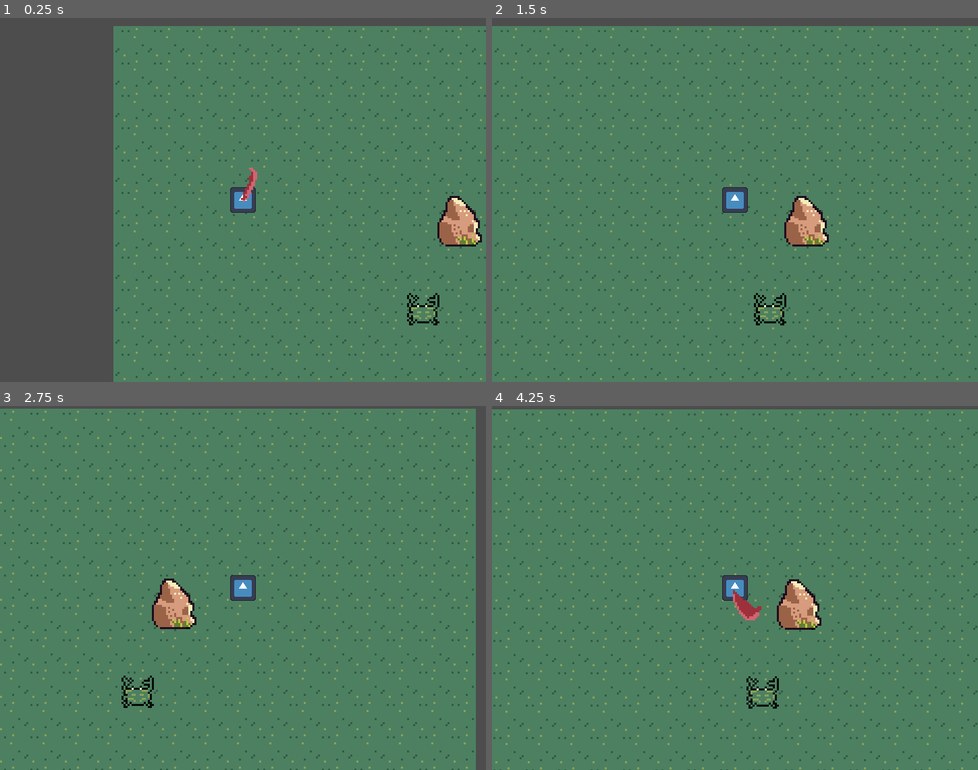
Above: before the commit, frames 1-4 (two rows, left to right).
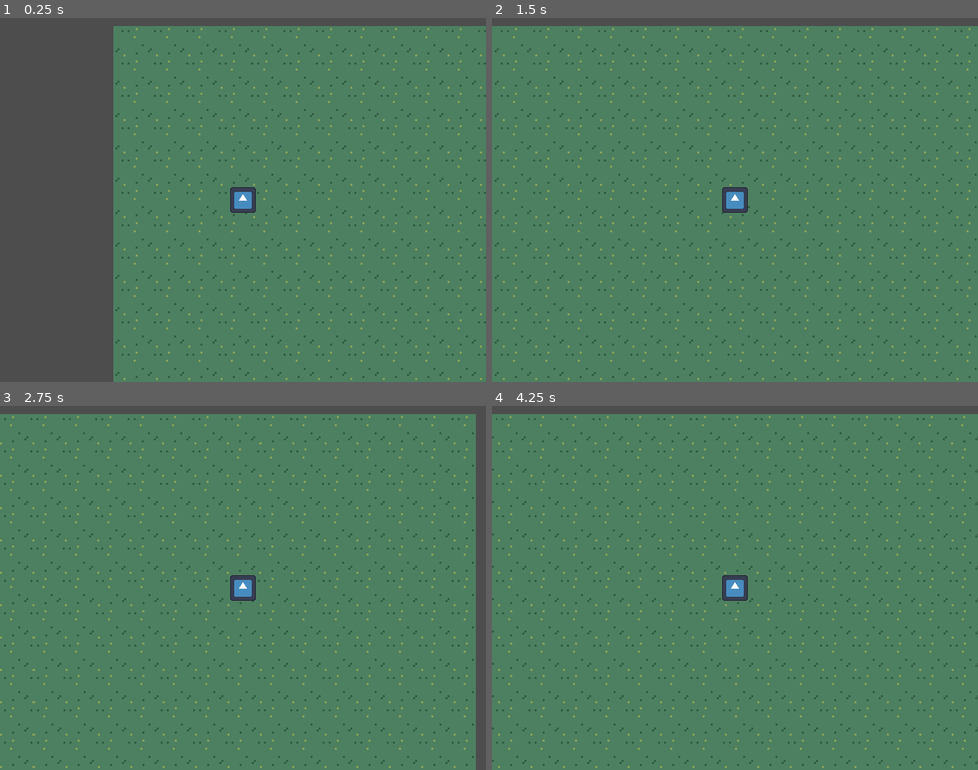
Above: after the commit, the same moments.

Repository: michaelwiest/godot-noah-game
Game: Godot game, scene res://scenes/main.tscn
Same seed, same stepped clock (60 frames per second), same inputs: the game is played once before the commit and once after it. The engine's default icon, where the game draws it, is replaced by a stand-in: a white triangle on a blue panel in a dark square.
Inputs (mouse positions are in pixels of both pictures, inside the frame that each line leads up to):
- Up to frame 1 (0.25 s): no input
- Up to frame 2 (1.5 s): tap Enter (ui_accept) at 0.5, 0.6, 0.77, 1.07 s; move the mouse to (841, 181) at 0.52 s; hold Right (ui_right) 0.53-1.25 s; click (841, 181) at 0.67 s; drag from (637, 218) to (735, 200) at 1.27 s
- Up to frame 3 (2.75 s): tap Enter (ui_accept) at 2, 2.1 s; move the mouse to (291, 507) at 2.02 s; hold Right (ui_right) from 2.03 s (still down)
- Up to frame 4 (4.25 s): release Right (ui_right) at 2.75 s; drag from (710, 660) to (628, 689) at 2.77 s; tap Enter (ui_accept) at 3.5, 3.6, 3.77, 4.07 s; move the mouse to (880, 642) at 3.52 s; hold Left (ui_left) from 3.53 s (still down)

The runs differ from the first frame. In frame 1, 1.3% of the frame differs, in the area x 49-100%, y 41-85%; in frame 2, 1.2%; in frame 3, 9.3%; in frame 4, 9.5%, in the area x 0-100%, y 0-100%.
Error after the commit: Attempt to call function 'use' in base 'null instance' on a null instance. (res://scripts/World.gd:17)

Commit message:
Attacks FINALLY working how they should

Diff:
--- a/game/scenes/enemies/crab/Crab.tscn
+++ b/game/scenes/enemies/crab/Crab.tscn
@@ -1,9 +1,8 @@
-[gd_scene load_steps=10 format=3 uid="uid://dl27yhnnxxnq4"]
+[gd_scene load_steps=9 format=3 uid="uid://dl27yhnnxxnq4"]
 
 [ext_resource type="PackedScene" uid="uid://drt7464ggh317" path="res://scenes/enemies/Enemy.tscn" id="1_xu68e"]
 [ext_resource type="Shader" path="res://shaders/blink_white.gdshader" id="2_db7b7"]
 [ext_resource type="Texture2D" uid="uid://dp53enc6h0tyk" path="res://assets/animals/crab.png" id="2_lj56k"]
-[ext_resource type="PackedScene" uid="uid://coq3fu840y45p" path="res://scenes/core/Weapon.tscn" id="4_kj0yl"]
 
 [sub_resource type="ShaderMaterial" id="ShaderMaterial_o2ce5"]
 resource_local_to_scene = true
@@ -71,11 +70,8 @@
 [node name="TargetLooker" parent="." index="8"]
 length = 50
 
-[node name="Weapon" parent="." index="9" instance=ExtResource("4_kj0yl")]
-
 [editable path="hurtbox"]
 [editable path="TargetComputer"]
 [editable path="TargetComputer/AvoidDetector"]
 [editable path="TargetComputer/TargetDetector"]
 [editable path="TargetLooker"]
-[editable path="Weapon"]
--- a/game/scenes/main.tscn
+++ b/game/scenes/main.tscn
@@ -5,7 +5,7 @@
 [ext_resource type="Texture2D" uid="uid://dba8mndptc85g" path="res://assets/environment/sand.png" id="2_m1ov6"]
 [ext_resource type="Shader" path="res://shaders/blink_white.gdshader" id="4_s65n4"]
 [ext_resource type="Resource" uid="uid://ciencntirrh6" path="res://resources/test_inventory.tres" id="4_wssn3"]
-[ext_resource type="PackedScene" uid="uid://d00kd5enjlunj" path="res://scenes/weapons/red_weapon/red_weapon.tscn" id="6_2b6hc"]
+[ext_resource type="PackedScene" uid="uid://csfe5phqo7xx5" path="res://scenes/weapons/red_weapon/red_weapon2.tscn" id="6_l73es"]
 [ext_resource type="PackedScene" uid="uid://dl27yhnnxxnq4" path="res://scenes/enemies/crab/Crab.tscn" id="6_npkop"]
 [ext_resource type="Script" path="res://scripts/inventory/inventory_interface.gd" id="7_04jhi"]
 [ext_resource type="PackedScene" uid="uid://bu04ksinencd4" path="res://scenes/inventory/inventory.tscn" id="7_q1wkd"]
@@ -43,7 +43,7 @@
 
 [node name="Camera2D" type="Camera2D" parent="Player"]
 
-[node name="RedWeapon" parent="Player" instance=ExtResource("6_2b6hc")]
+[node name="RedWeapon2" parent="Player" instance=ExtResource("6_l73es")]
 
 [node name="Crab" parent="." instance=ExtResource("6_npkop")]
 
--- a/game/scenes/weapons/red_weapon/red_weapon.gd
+++ /dev/null
@@ -1,14 +0,0 @@
-extends Weapon
-@onready var attack1 = $attack1
-
-func use():
-	attack1.use()
-
-func _ready():
-	print(len(attacks))
-	print(weapon_data.damage, " ", weapon_data.force)
-
-# This should instead be dynamically constructed from the array of attacks.
-func _on_attack_1_attack_apply_hit_signal(entity):
-	apply_damage(entity)
-	apply_knockback(entity)
--- a/game/scenes/weapons/red_weapon/red_weapon.tscn
+++ /dev/null
@@ -1,123 +0,0 @@
-[gd_scene load_steps=10 format=3 uid="uid://d00kd5enjlunj"]
-
-[ext_resource type="PackedScene" uid="uid://coq3fu840y45p" path="res://scenes/core/Weapon.tscn" id="1_bfwaa"]
-[ext_resource type="Script" path="res://scenes/weapons/red_weapon/red_weapon.gd" id="2_kd8dh"]
-[ext_resource type="Resource" uid="uid://b3skk2yy88spl" path="res://scenes/weapons/red_weapon/red_weapon.tres" id="3_x5yj2"]
-[ext_resource type="PackedScene" uid="uid://ct2gh4im6ec2l" path="res://scenes/core/Attack.tscn" id="4_jtdau"]
-[ext_resource type="Texture2D" uid="uid://bcgaiyi7yax4c" path="res://assets/weapons/red_weapon/red_weapon.png" id="5_sm7wt"]
-
-[sub_resource type="Animation" id="Animation_f1aui"]
-resource_name = "use2"
-length = 0.2
-step = 0.05
-tracks/0/type = "value"
-tracks/0/imported = false
-tracks/0/enabled = true
-tracks/0/path = NodePath("Sprite2D:frame")
-tracks/0/interp = 1
-tracks/0/loop_wrap = true
-tracks/0/keys = {
-"times": PackedFloat32Array(0, 0.05, 0.1, 0.15),
-"transitions": PackedFloat32Array(1, 1, 1, 1),
-"update": 1,
-"values": [0, 1, 2, 3]
-}
-tracks/1/type = "value"
-tracks/1/imported = false
-tracks/1/enabled = true
-tracks/1/path = NodePath("Marker2D:rotation")
-tracks/1/interp = 1
-tracks/1/loop_wrap = true
-tracks/1/keys = {
-"times": PackedFloat32Array(0, 0.05, 0.1, 0.15),
-"transitions": PackedFloat32Array(1, 1, 1, 1),
-"update": 0,
-"values": [0.141372, 1.55334, 2.47139, 2.75413]
-}
-
-[sub_resource type="Animation" id="Animation_m8i7g"]
-resource_name = "use"
-length = 0.2
-step = 0.05
-tracks/0/type = "value"
-tracks/0/imported = false
-tracks/0/enabled = true
-tracks/0/path = NodePath("Sprite2D:frame")
-tracks/0/interp = 1
-tracks/0/loop_wrap = true
-tracks/0/keys = {
-"times": PackedFloat32Array(0, 0.05, 0.1, 0.15),
-"transitions": PackedFloat32Array(1, 1, 1, 1),
-"update": 1,
-"values": [0, 1, 2, 3]
-}
-tracks/1/type = "value"
-tracks/1/imported = false
-tracks/1/enabled = true
-tracks/1/path = NodePath("Marker2D:rotation")
-tracks/1/interp = 1
-tracks/1/loop_wrap = true
-tracks/1/keys = {
-"times": PackedFloat32Array(0, 0.05, 0.1, 0.15),
-"transitions": PackedFloat32Array(1, 1, 1, 1),
-"update": 0,
-"values": [0.141372, 1.62316, 2.39983, 2.89376]
-}
-tracks/2/type = "method"
-tracks/2/imported = false
-tracks/2/enabled = true
-tracks/2/path = NodePath(".")
-tracks/2/interp = 1
-tracks/2/loop_wrap = true
-tracks/2/keys = {
-"times": PackedFloat32Array(0, 0.2),
-"transitions": PackedFloat32Array(1, 1),
-"values": [{
-"args": [],
-"method": &"attack_start"
-}, {
-"args": [],
-"method": &"attack_end"
-}]
-}
-
-[sub_resource type="AnimationLibrary" id="AnimationLibrary_h8p2f"]
-_data = {
-"use": SubResource("Animation_m8i7g"),
-"use2": SubResource("Animation_f1aui")
-}
-
-[sub_resource type="RectangleShape2D" id="RectangleShape2D_r68fr"]
-size = Vector2(5, 16.8733)
-
-[node name="RedWeapon" instance=ExtResource("1_bfwaa")]
-script = ExtResource("2_kd8dh")
-weapon_data = ExtResource("3_x5yj2")
-attacks = Array[Resource("res://scripts/core/Attack.gd")]([null])
-
-[node name="attack1" parent="." index="0" instance=ExtResource("4_jtdau")]
-
-[node name="Sprite2D" parent="attack1" index="0"]
-texture = ExtResource("5_sm7wt")
-hframes = 4
-
-[node name="AnimationPlayer" parent="attack1" index="1"]
-libraries = {
-"": SubResource("AnimationLibrary_h8p2f")
-}
-
-[node name="Marker2D" parent="attack1" index="2"]
-rotation = 0.141372
-
-[node name="hitbox" parent="attack1/Marker2D" index="0"]
-collision_layer = 16
-collision_mask = 0
-
-[node name="CollisionShape2D" parent="attack1/Marker2D/hitbox" index="0"]
-position = Vector2(3, -8.43666)
-shape = SubResource("RectangleShape2D_r68fr")
-
-[connection signal="attack_apply_hit_signal" from="attack1" to="." method="_on_attack_1_attack_apply_hit_signal"]
-
-[editable path="attack1"]
-[editable path="attack1/Marker2D/hitbox"]
--- a/game/scripts/World.gd
+++ b/game/scripts/World.gd
@@ -1,6 +1,6 @@
 extends Node2D
 
-@onready var red_weapon: Weapon = $Player/RedWeapon
+@onready var red_weapon: Weapon = $Player/RedWeapon2
 @onready var inventory_interface: Control = $UI/InventoryInterface
 @onready var player: Player = $Player
 
@@ -12,8 +12,10 @@
 
 # Hack for now before having equipment associated with the player
 func _process(delta):
+	pass
 	if Input.is_action_just_pressed("ui_accept"):
 		red_weapon.use()
+		red_weapon.flip_h()
 
 func toggle_inventory_interface() -> void:
 	inventory_interface.visible = not inventory_interface.visible
--- a/game/scripts/core/Attack.gd
+++ b/game/scripts/core/Attack.gd
@@ -20,18 +20,7 @@
 # Kind of hacky signaling to pass a hit to the parent weapon. Because the
 # hitbox has no notion of the force or damage that it can apply.
 signal attack_apply_hit_signal(entity: Entity)
-#signal attack_apply_knockback_signal(entity: Entity)
-#
-#
-#func _on_hitbox_apply_damage_signal(entity: Entity):
-#	emit_signal("attack_apply_damage_signal", entity)
-#
-#
-#func _on_hitbox_apply_knockback_signal(entity: Entity):
-#	emit_signal("attack_apply_knockback_signal", entity)
-
 
 
 func _on_hitbox_apply_hit_signal(entity):
-	print("Attack apply hit")
 	emit_signal("attack_apply_hit_signal", entity)
--- a/game/scripts/core/Weapon.gd
+++ b/game/scripts/core/Weapon.gd
@@ -2,13 +2,35 @@
 class_name Weapon
 
 @export var weapon_data: WeaponData
-@export var attacks: Array[Attack] = []
+@export var attack_paths: Array[String]
 @onready var active_attack_index: int = 0
+@onready var attacks: Array[Attack]
+
+func _get_attack_path(attack_path: String) -> String:
+	# If it is an absolute path then assume it's fine.
+	if len(attack_path.split('/')) > 1:
+		return attack_path
+	else:
+		var base_path: String = self.scene_file_path
+		base_path = base_path.rsplit("/", true, 1)[0]
+		return base_path + "/" + attack_path
+
+func _create_attacks():
+	for ap in attack_paths:
+		var attack: Attack = load(_get_attack_path(ap)).instantiate()
+		add_child(attack)
+		attack.attack_end()
+		attack.attack_apply_hit_signal.connect(apply_hit)
+		attacks.append(attack)
 
 func _ready():
-	print(len(attacks))
-	assert(len(attacks) >= 0)
+	# Helper function to attach attacks to a weapon given
+	# the supplied paths.
+	_create_attacks()
 
+func flip_h():
+	# Horizontally flip the whole weapon.
+	scale = Vector2(scale[0] * -1, 1)
 
 func use():
 	attacks[active_attack_index].use()
@@ -18,7 +40,11 @@
 	pass
 
 
-#
+func apply_hit(entity: Entity):
+	apply_damage(entity)
+	apply_knockback(entity)
+
+
 func apply_damage(entity: Entity):
 	entity.stats.hurt_amount(weapon_data.damage)
 
